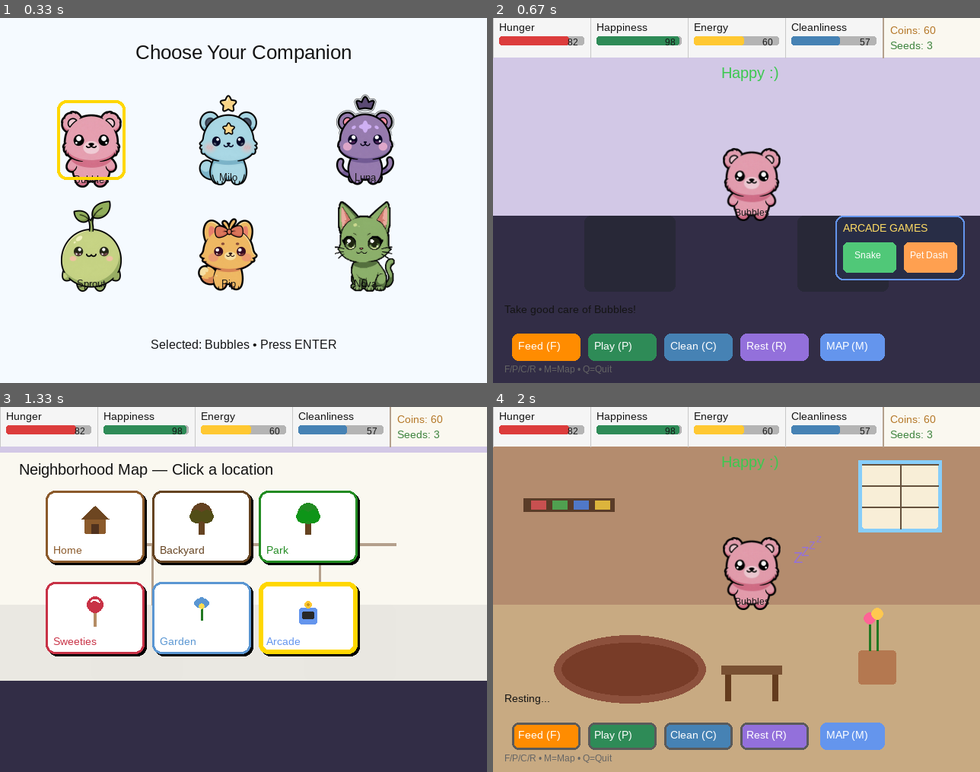
Above: before the commit, frames 1-4 (two rows, left to right).
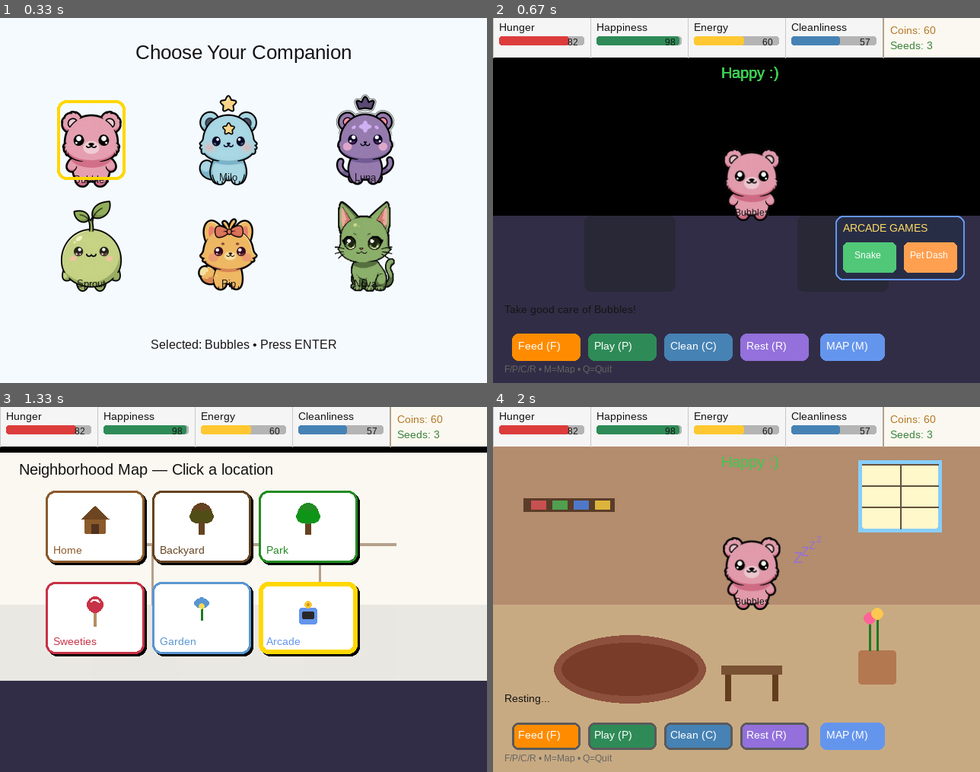
Above: after the commit, the same moments.

Repository: nickamis606/ourworld
Game: pygame game, started from main_pygame.py
Two runs of this game, one before a commit and one after it. Both use one fixed random seed, a clock stepped at 60 frames per second and the inputs below.
Inputs:
- Up to frame 1 (0.33 s): no input
- Up to frame 2 (0.67 s): tap Enter at 0.33 s
- Up to frame 3 (1.33 s): click "Play (P)" at 0.72 s; hold M from 1 s (still down)
- Up to frame 4 (2 s): release M at 1.47 s; click "Home" at 1.55 s; hold R from 1.83 s (still down)

Frame 1 is identical in both runs. In frame 2, 42% of the frame differs, in the area x 0-100%, y 10-55%; in frame 3, 1.7%; in frame 4, less than 0.1%.

Commit message:
feat: integrate LocationBackground class into MainScene with asset + procedural fallback

Diff:
--- a/scenes/main_scene.py
+++ b/scenes/main_scene.py
@@ -2,7 +2,7 @@
 """
 MainScene - Primary gameplay scene.
 
-Uses ActionAnimator for care action visuals.
+Now uses both ActionAnimator and LocationBackground foundation.
 """
 
 import pygame
@@ -12,6 +12,7 @@
 
 from scenes.base_scene import BaseScene
 from sprites.pet_sprite import PetSprite
+from sprites.location_background import LocationBackground
 from ui.stats_bar import StatsBar
 from ui.action_buttons import ActionButtons
 from ui.shop_ui import ShopUI
@@ -43,16 +44,27 @@
         self.pet_sprite = PetSprite(pet_config, size=0.95, pos=(340, 210))
         self.pet_bob = 0.0
 
+        # New asset-based background system (with procedural fallback)
+        self.location_bg = LocationBackground(self.width, self.height)
+
+        # Cached procedural backgrounds (fallback)
         self.bg_surfaces: dict[str, pygame.Surface] = {}
         self._prepare_location_background(self.game_state.pet.location)
 
-        # New reusable animation system
+        # Load background asset if available (otherwise uses procedural)
+        self._load_location_background(self.game_state.pet.location)
+
+        # Animation system
         self.animator = ActionAnimator()
 
         self.map_mode = False
         self.status = f"Take good care of {game_state.pet.name}!"
 
         self.next_scene = None
+
+    def _load_location_background(self, location: str):
+        """Try to load asset-based background, fall back to procedural."""
+        self.location_bg.load(location, procedural_fallback=self._prepare_location_background)
 
     def handle_event(self, event: pygame.event.Event):
         if event.type == pygame.MOUSEBUTTONDOWN and event.button == 1:
@@ -148,6 +160,7 @@
             info = self.game_state.get_current_location_info()
             self.status = f"Moved to {info['name']}. {info['desc']}"
             self._prepare_location_background(loc)
+            self._load_location_background(loc)  # Try asset or fallback
         self.map_mode = False
 
     def update(self, dt: float):
@@ -155,8 +168,6 @@
         self.pet_bob = (self.pet_bob + 0.08) % (2 * math.pi)
         self.pet_sprite.set_bob(self.pet_bob)
         self.pet_sprite.update(dt)
-
-        # Update animation system
         self.animator.update(dt)
 
     def draw(self, surface: pygame.Surface):
@@ -174,21 +185,14 @@
             self.stats_bar.draw(surface, needs, self.game_state.pet.coins, total_seeds)
             return
 
-        if loc == "home":
-            surface.fill((245, 235, 220))
-        elif loc == "park":
-            surface.fill((200, 230, 200))
-        elif loc == "backyard":
-            surface.fill((200, 235, 195))
-        elif loc == "sweeties_candy_shop":
-            surface.fill((255, 240, 245))
-        elif loc == "gens_garden":
-            surface.fill((235, 245, 255))
+        # Draw background (asset if available, otherwise procedural)
+        if self.location_bg.has_asset():
+            self.location_bg.draw(surface)
         else:
-            surface.fill((210, 200, 230))
-
-        if loc in self.bg_surfaces:
-            surface.blit(self.bg_surfaces[loc], (0, 0))
+            if loc in self.bg_surfaces:
+                surface.blit(self.bg_surfaces[loc], (0, 0))
+            else:
+                surface.fill((210, 200, 230))
 
         needs = self.game_state.pet.needs
         total_seeds = (self.game_state.pet.inventory.get("flower_seeds", 0) +
@@ -213,15 +217,15 @@
         if loc == "arcade":
             self.arcade_panel.draw(surface)
 
-        # Draw animation using the new system
         if self.animator.is_active:
             self.animator.draw(surface, 340, 210)
 
         hint = self.tiny_font.render("F/P/C/R • M=Map • Q=Quit", True, (100, 100, 100))
         surface.blit(hint, (15, 455))
 
+    # Keep existing procedural background method as fallback
     def _prepare_location_background(self, loc: str):
-        """Improved backgrounds."""
+        """Procedural fallback background (used when no asset exists)."""
         bg = pygame.Surface((self.width, self.height), pygame.SRCALPHA)
 
         if loc == "home":
@@ -359,6 +363,7 @@
             info = self.game_state.get_current_location_info()
             self.status = f"Moved to {info['name']}. {info['desc']}"
             self._prepare_location_background(loc)
+            self._load_location_background(loc)
         self.map_mode = False
 
     def update(self, dt: float):
@@ -367,18 +372,3 @@
         self.pet_sprite.set_bob(self.pet_bob)
         self.pet_sprite.update(dt)
         self.animator.update(dt)
-
-    def change_location(self, loc: str):
-        if loc != self.game_state.pet.location:
-            self.game_state.change_location(loc)
-            info = self.game_state.get_current_location_info()
-            self.status = f"Moved to {info['name']}. {info['desc']}"
-            self._prepare_location_background(loc)
-        self.map_mode = False
-
-    def update(self, dt: float):
-        super().update(dt)
-        self.pet_bob = (self.pet_bob + 0.08) % (2 * math.pi)
-        self.pet_sprite.set_bob(self.pet_bob)
-        self.pet_sprite.update(dt)
-        self.animator.update(dt)
